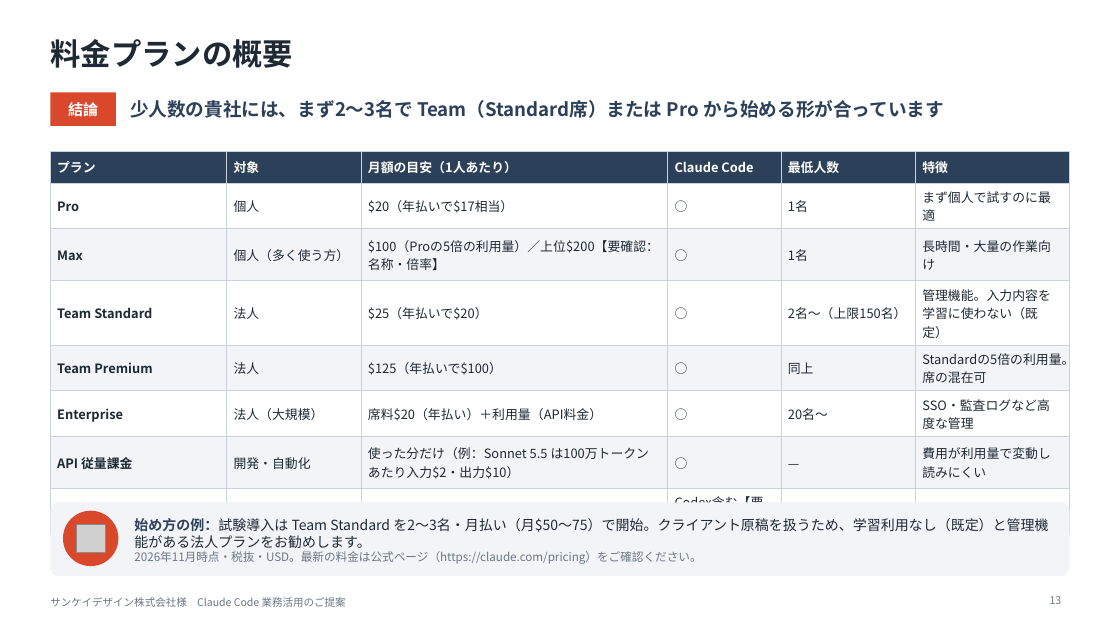
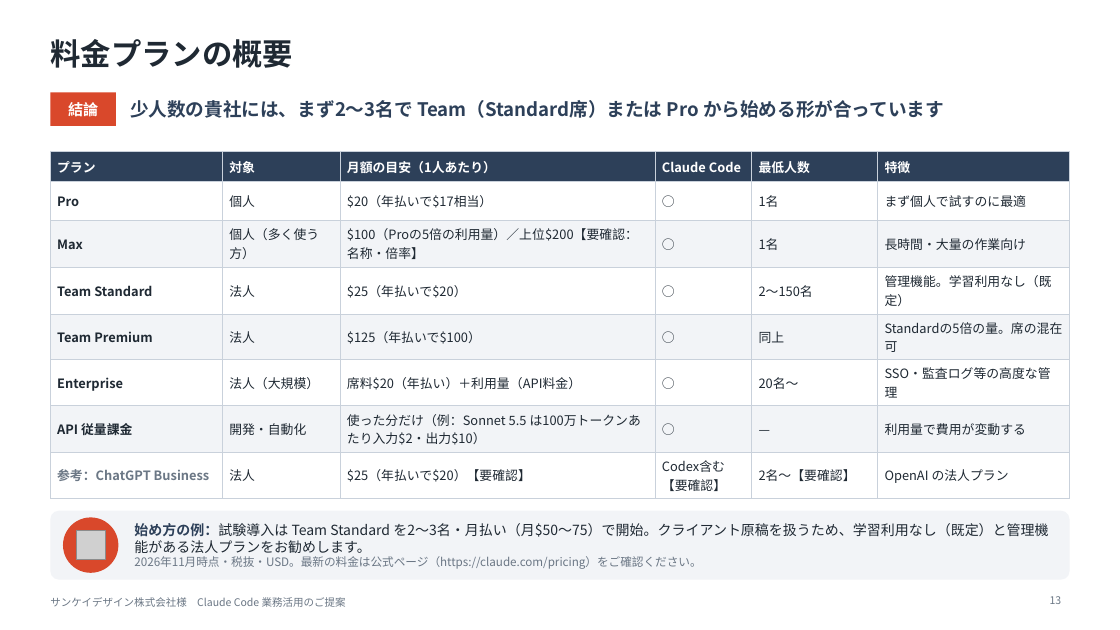
Before and after one commit to Fumi8/Fumi8, a slide deck: slide 13 of proposals/sankei-design-claude-code/sankei-design_claude-code_proposal.pptx. Drawn at 1120x630 pixels with LibreOffice and Linux fonts; fonts in the diff are those of the drawing; grey boxes stand for pictures. Boxes give left, top, right and bottom in pixels: in the first picture for what was removed or moved away, otherwise in the second. Text is boxed around its words. In the diff, an @@ line names an element or a change of style, - is before the commit and + after.

```diff
--- a/proposals/sankei-design-claude-code/sankei-design_claude-code_proposal.pptx
+++ b/proposals/sankei-design-claude-code/sankei-design_claude-code_proposal.pptx
@@ table at <box>50,151,1070,495</box> @@
-row 4, column 5: 2名〜（上限150名）
+row 4, column 5: 2〜150名
-row 4, column 6: 管理機能。入力内容を学習に使わない（既定）
+row 4, column 6: 管理機能。学習利用なし（既定）
-row 5, column 6: Standardの5倍の利用量。席の混在可
+row 5, column 6: Standardの5倍の量。席の混在可
-row 6, column 6: SSO・監査ログなど高度な管理
+row 6, column 6: SSO・監査ログ等の高度な管理
-row 7, column 6: 費用が利用量で変動し読みにくい
+row 7, column 6: 利用量で費用が変動する
@@ rounded rectangle: place and size @@
-rounded rectangle at <box>50,502,1070,576</box>
+rounded rectangle at <box>50,511,1070,580</box>
@@ rounded rectangle at <box>50,511,1070,580</box>: proportions changed @@
@@ ellipse: place and size @@
-ellipse at <box>63,511,118,566</box>
+ellipse at <box>63,518,118,573</box>
@@ picture: place and size @@
-picture at <box>76,524,105,553</box>
+picture at <box>76,531,105,560</box>
@@ text "始め方の例：試験導入は Team Standard を2〜3名・月払い（月$50〜75）で開始。クライアント原稿を扱うた ...": place and size @@
-text "始め方の例：試験導入は Team Standard を2〜3名・月払い（月$50〜75）で開始。クライアント原稿を扱うた ..." at <box>134,518,1048,564</box>
+text "始め方の例：試験導入は Team Standard を2〜3名・月払い（月$50〜75）で開始。クライアント原稿を扱うた ..." at <box>134,523,1048,569</box>
```
Also in this commit, not shown: 2 other slides changed, 5 other files.
